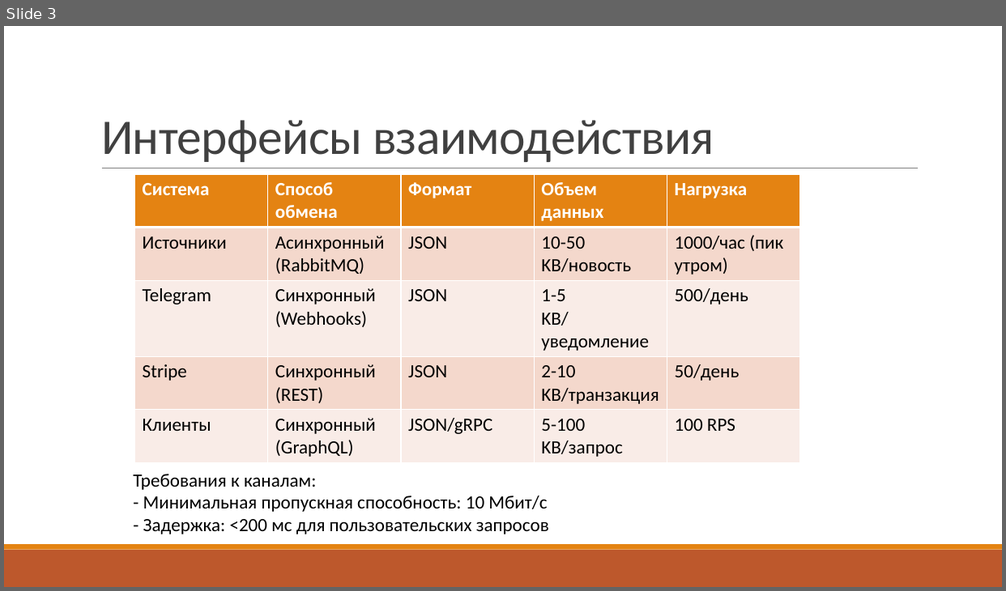
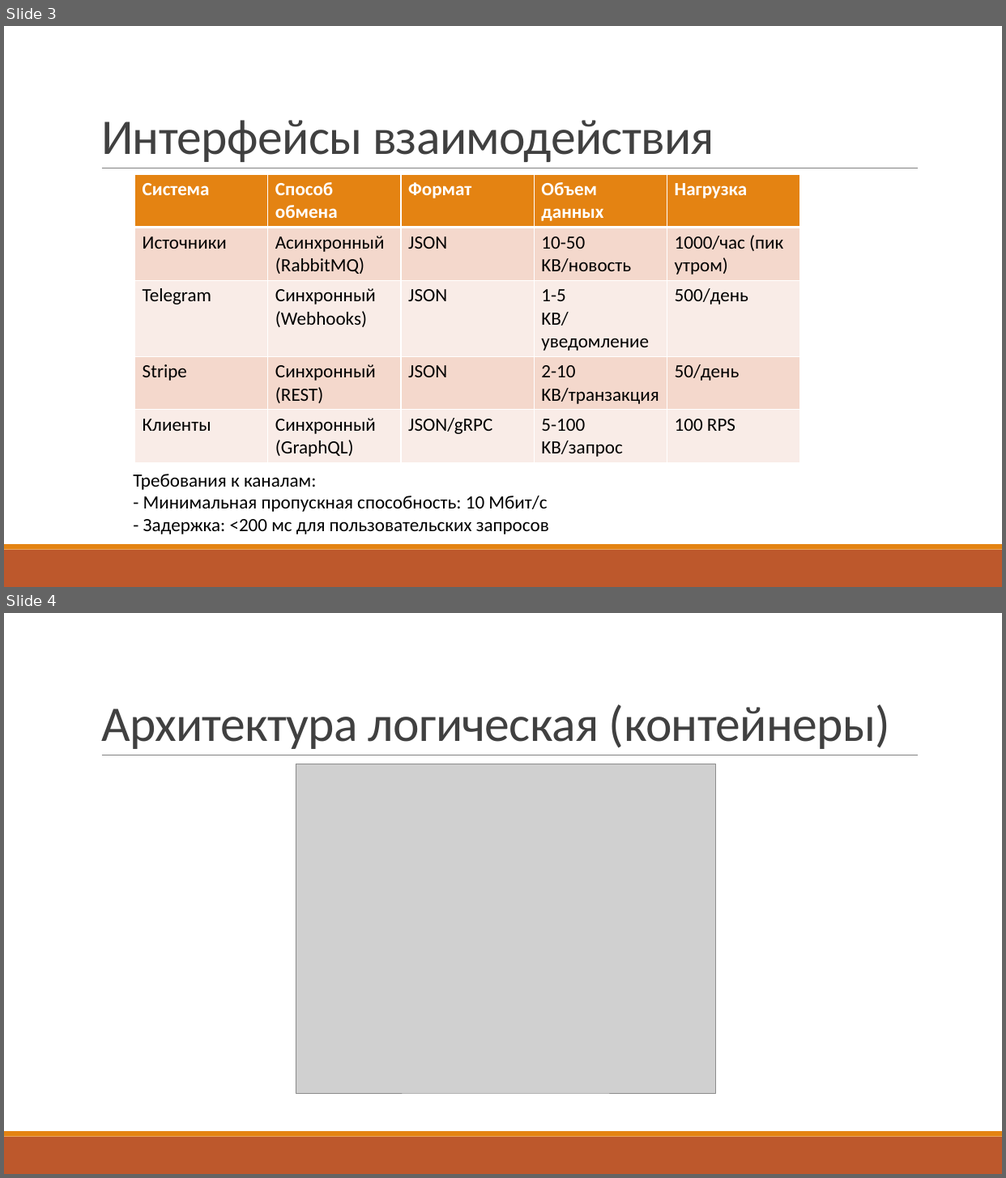
Before and after one commit to markru37/engineering-systems, a slide deck: forEdits/Iter4/Iter4_1.pptx. Shown one above the other, each under a label of ours: slide 3 before the commit, slides 3 and 4 after it. The pictures are 1006x591 and 1006x1178 pixels, drawn with LibreOffice and Linux fonts; fonts in the diff are those of the drawing; grey boxes stand for pictures. Boxes give left, top, right and bottom in pixels: in the first picture for what was removed or moved away, otherwise in the second. Text is boxed around its words. In the diff, an @@ line names an element or a change of style, - is before the commit and + after.

```diff
--- a/forEdits/Iter4/Iter4_1.pptx
+++ b/forEdits/Iter4/Iter4_1.pptx
@@ slide 4 added at bbox=[4, 613, 1002, 1174], background #FFFFFF; not listed: 3 template elements that a slide beside it also shows @@
@@ title added at bbox=[101, 705, 890, 749], 48 pt, text #404040 @@
+Архитектура логическая (контейнеры)
@@ picture added at bbox=[296, 764, 716, 1093] @@
```
Also in this commit, not shown: 4 other slides added, 2 slides removed.
